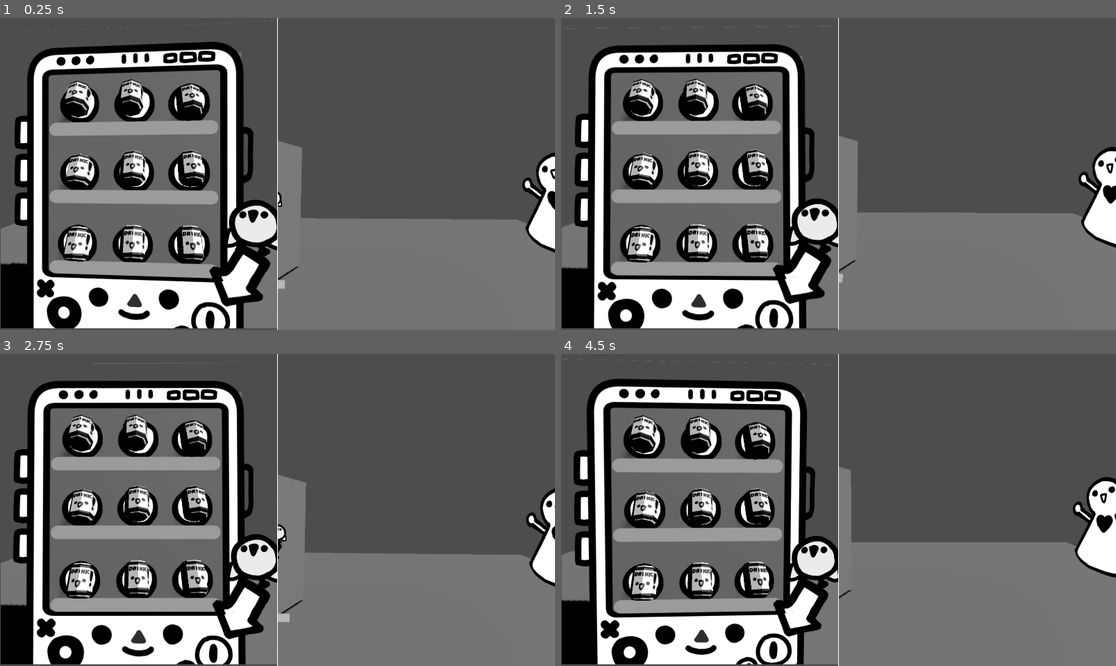
Above: before the commit, frames 1-4 (two rows, left to right).
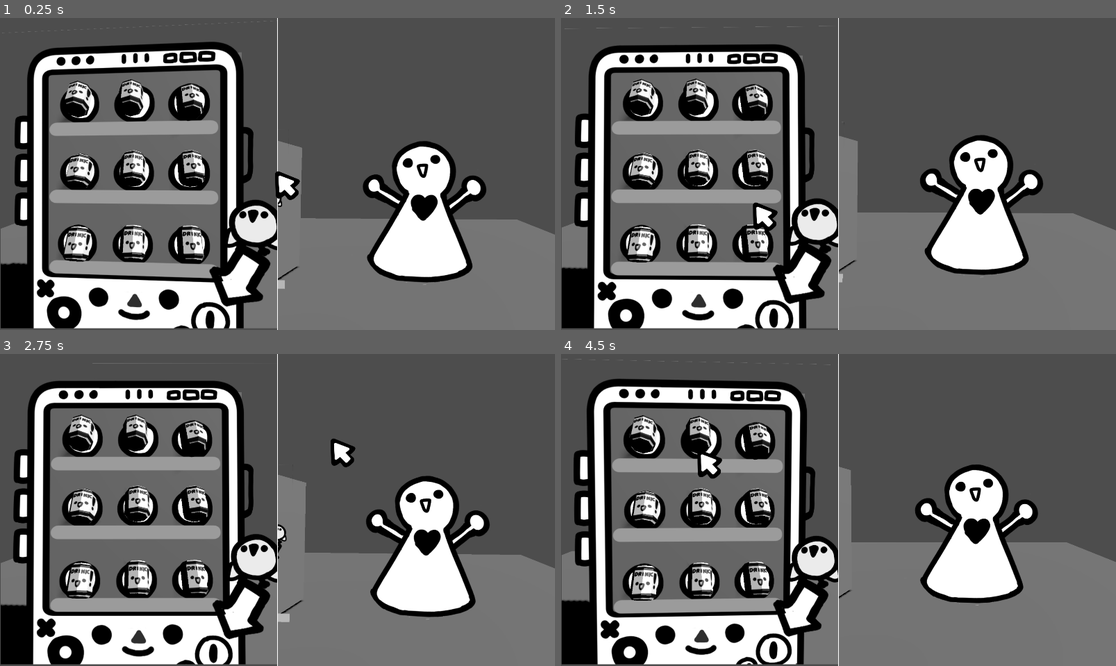
Above: after the commit, the same moments.

Repository: tombuben/automat
Game: Godot game, scene res://Scenes/main_scene.tscn
The game is run twice, just before and just after one commit, with the same random seed, the same clock (stepped at 60 frames per second) and the same inputs.
Inputs (mouse positions are in pixels of both pictures, inside the frame that each line leads up to):
- Up to frame 1 (0.25 s): no input
- Up to frame 2 (1.5 s): move the mouse to (960, 158) at 0.52 s; click (960, 158) at 0.67 s; drag from (727, 189) to (810, 236) at 1.27 s
- Up to frame 3 (2.75 s): move the mouse to (333, 441) at 2.02 s; click (333, 441) at 2.17 s
- Up to frame 4 (4.5 s): drag from (810, 572) to (672, 463) at 2.77 s; move the mouse to (1005, 556) at 3.52 s; click (1005, 556) at 3.67 s; drag from (672, 463) to (755, 432) at 4.27 s

The runs differ from the first frame. In frame 1, 7.9% of the frame differs, in the area x 49-100%, y 39-86%; in frame 2, 8.0%; in frame 3, 7.6%; in frame 4, 8.2%, in the area x 24-100%, y 31-81%.

Commit message:
Added cursor and animated spawn and despawn of items

Diff:
--- a/Scenes/main_scene.tscn
+++ b/Scenes/main_scene.tscn
@@ -9,6 +9,8 @@
 [ext_resource type="Script" uid="uid://dsalx1r160eac" path="res://Scripts/cursor_object.gd" id="5_6ev3c"]
 [ext_resource type="Texture2D" uid="uid://dc3kn44ygtcai" path="res://Assets/concepts/automatCleanConceptProBubnu1.png" id="5_iacmt"]
 [ext_resource type="Script" uid="uid://vysddvus01vk" path="res://Scripts/dispensor_selector.gd" id="7_huasi"]
+[ext_resource type="Script" uid="uid://ci5q4jckgmagi" path="res://Scripts/mouse_cursor.gd" id="10_76v2p"]
+[ext_resource type="Texture2D" uid="uid://1y7wg77wd30x" path="res://Assets/concepts/cursor.png" id="10_mai8y"]
 
 [sub_resource type="BoxShape3D" id="BoxShape3D_6l7je"]
 size = Vector3(10, 0.1, 10)
@@ -18,6 +20,9 @@
 
 [sub_resource type="BoxShape3D" id="BoxShape3D_iacmt"]
 size = Vector3(1, 0.219116, 0.319092)
+
+[sub_resource type="BoxShape3D" id="BoxShape3D_drdnd"]
+size = Vector3(1, 1.8985, 0.311646)
 
 [sub_resource type="BoxShape3D" id="BoxShape3D_maf8m"]
 size = Vector3(0.489746, 0.692017, 0.319092)
@@ -75,7 +80,7 @@
 shadow_enabled = true
 
 [node name="RandomPerson" parent="." instance=ExtResource("3_jv6wh")]
-transform = Transform3D(0.279242, 0, -0.960221, 0, 1, 0, 0.960221, 0, 0.279242, 3.97298, 1.05, -0.956972)
+transform = Transform3D(1, 0, 0, 0, 1, 0, 0, 0, 1, 1.46429, 1.05, 0.248835)
 
 [node name="Control" type="Control" parent="." node_paths=PackedStringArray("left_subviewport", "right_subviewport", "divider")]
 layout_mode = 3
@@ -233,6 +238,10 @@
 transform = Transform3D(1, 0, 0, 0, 1, 0, 0, 0, 1, 0, -0.544801, -0.202026)
 shape = SubResource("BoxShape3D_iacmt")
 
+[node name="CollisionShape3D6" type="CollisionShape3D" parent="Control/SubViewportContainer/SubViewport/Table"]
+transform = Transform3D(1, 0, 0, 0, 1, 0, 0, 0, 1, 0, 0.29489, -0.0151974)
+shape = SubResource("BoxShape3D_drdnd")
+
 [node name="CollisionShape3D2" type="CollisionShape3D" parent="Control/SubViewportContainer/SubViewport/Table"]
 transform = Transform3D(1, 0, 0, 0, 1, 0, 0, 0, 1, -0.255127, -0.308351, -0.202026)
 shape = SubResource("BoxShape3D_maf8m")
@@ -311,3 +320,10 @@
 offset_left = 960.0
 offset_right = 962.0
 offset_bottom = 1080.0
+
+[node name="Node2D" type="Node2D" parent="."]
+script = ExtResource("10_76v2p")
+
+[node name="Cursor" type="Sprite2D" parent="Node2D"]
+position = Vector2(31.35, 40.57)
+texture = ExtResource("10_mai8y")
--- a/Scripts/cursor_object.gd
+++ b/Scripts/cursor_object.gd
@@ -14,7 +14,7 @@
 ## private
 @onready var pin = $PinJoint3D
 var moused_over_item : RandomItem
-var last_dragged_object
+var last_dragged_object : RandomItem
 
 func _ready() -> void:
 	GlobalManager.cursor_body = self
--- a/Scripts/dispensor_selector.gd
+++ b/Scripts/dispensor_selector.gd
@@ -45,6 +45,10 @@
 	body_in_dispenser.rotate_z(charge_duration / 5)
 
 func shoot_from_dispenser():
+
+	var tween = create_tween()
+	tween.tween_property(body_in_dispenser, "global_position", global_position + Vector3.BACK, 0.1)
+	await tween.finished
 	body_in_dispenser.queue_free()
 	body_in_dispenser = null
 
--- a/Scripts/global_manager.gd
+++ b/Scripts/global_manager.gd
@@ -5,5 +5,6 @@
 var dispensor_selector : DispenserSelector
 
 var world_view : WorldView
+var rotate_around : RotateAround
 
 var screen_resizer : ScreenResizer
--- /dev/null
+++ b/Scripts/mouse_cursor.gd
@@ -0,0 +1,8 @@
+class_name MouseCursor extends Node2D
+
+var rotation_target : float
+
+func _process(delta: float) -> void:
+	position = get_viewport().get_mouse_position()
+	rotation_target = Input.get_last_mouse_velocity().x * 0.0001
+	rotation = move_toward(rotation, rotation_target, delta * 2)
--- a/Scripts/rotate_around.gd
+++ b/Scripts/rotate_around.gd
@@ -1,10 +1,13 @@
-extends Node3D
+class_name RotateAround extends Node3D
 
 @export var mouse_height_to_pos_curve : Curve
 
 @onready var cursor_object : CursorBody = $"../CursorObject"
 @onready var original_pos = global_position
 @onready var target_pos = original_pos
+
+func _ready() -> void:
+	GlobalManager.rotate_around = self
 
 func _process(delta: float) -> void:
 	var mouse_pos = get_viewport().get_mouse_position()
@@ -28,22 +31,14 @@
 	basis = Basis(new_camera_quat)
 
 func handle_camera_position(delta: float, mouse_pos : Vector2) -> void:
-	if not cursor_object.last_dragged_object:
-		return
 
 	var relative_position : float
-	if cursor_object.last_dragged_object.freeze: #Todo here check if the object is in item slot
-		pass
-		#relative_position = -1
+	if not cursor_object.last_dragged_object or cursor_object.last_dragged_object.in_slot:
+		relative_position = -1
 	else:
-		#var last_object_height = cursor_object.last_dragged_object.global_position.y
-		#relative_position = remap(last_object_height, 0.5, 2, 1, -1)
-		pass
+		var last_object_height = cursor_object.last_dragged_object.global_position.y
+		relative_position = remap(last_object_height, 0.5, 2, 1, -1)
 
-	#todo remove this
-	var last_object_height = cursor_object.last_dragged_object.global_position.y
-	relative_position = remap(last_object_height, 0.5, 2, 1, -1)
-	#todo end
 
 	var height_pos = mouse_height_to_pos_curve.sample(relative_position)
 	target_pos.y = original_pos.y - height_pos * 0.6
--- a/Scripts/world_view.gd
+++ b/Scripts/world_view.gd
@@ -42,11 +42,17 @@
 	object_to_shoot = original.duplicate()
 	object_to_shoot.rotation = Vector3.ZERO
 	spawn_position.add_child(object_to_shoot)
-	object_to_shoot.global_position = spawn_position.global_position
+	object_to_shoot.global_position = spawn_position.global_position + Vector3.DOWN * 0.1
 	object_to_shoot.freeze = true
+
+	var tween = create_tween()
+	tween.tween_property(object_to_shoot, "global_position", spawn_position.global_position, 0.1)
 
 func delete_object_to_shoot() -> void:
 	if object_to_shoot:
+		var tween = create_tween()
+		tween.tween_property(object_to_shoot, "global_position", spawn_position.global_position + Vector3.DOWN * 0.1, 0.1)
+		await tween.finished
 		object_to_shoot.queue_free()
 		object_to_shoot = null
 
@@ -148,3 +154,4 @@
 	charging = false
 
 	GlobalManager.dispensor_selector.shoot_from_dispenser()
+	GlobalManager.cursor_body.last_dragged_object = null
--- a/project.godot
+++ b/project.godot
@@ -24,6 +24,7 @@
 window/size/viewport_width=1920
 window/size/viewport_height=1080
 window/size/resizable=false
+mouse_cursor/custom_image="uid://bqk00sbd4q21i"
 
 [layer_names]
 
Not shown, added: Assets/concepts/cursor.png.import
Binary file added: Assets/transparent_pixel.png
Not shown, added: Assets/transparent_pixel.png.import
Not shown: 1 places in Scenes/main_scene.tscn that only renumber resources
Not shown, added: Scripts/mouse_cursor.gd.uid
